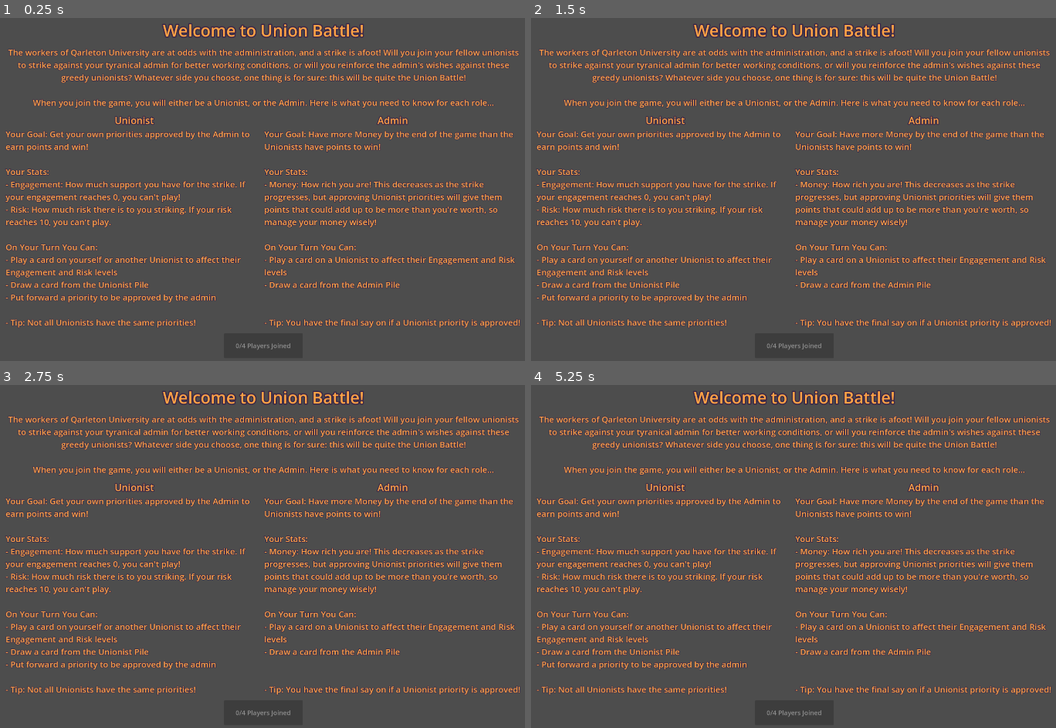
Above: before the commit, frames 1-4 (two rows, left to right).
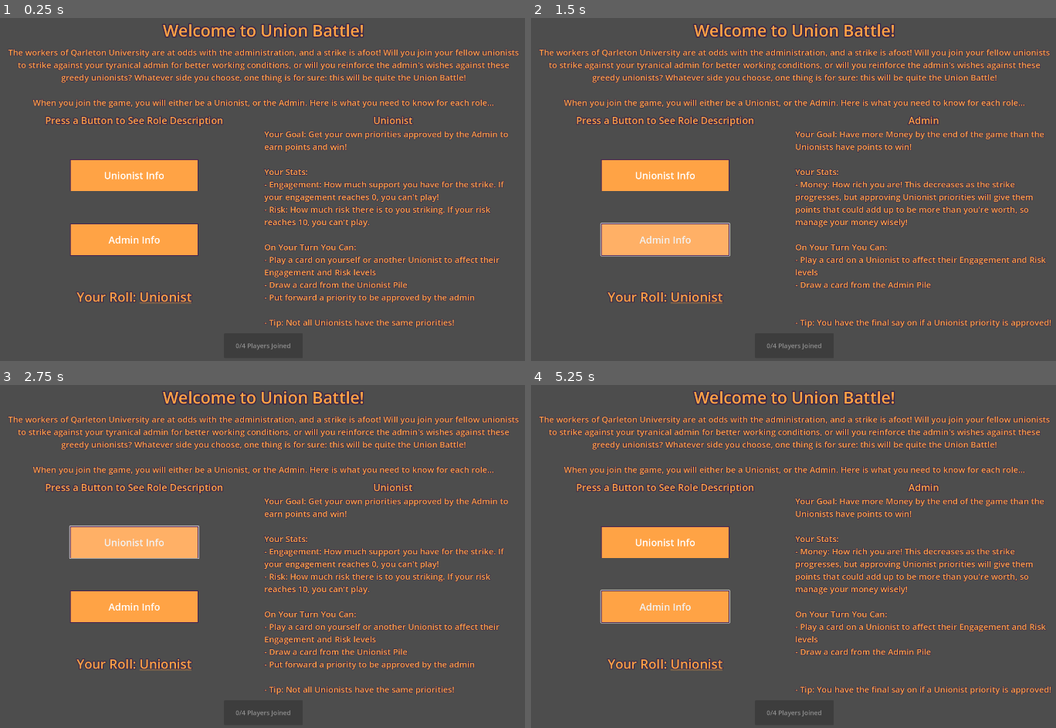
Above: after the commit, the same moments.

Repository: AX-I/Union-Battle
Game: Godot game, scene res://Scenes/connect_scene.tscn
Two runs of this game, one before a commit and one after it. Both use one fixed random seed, a clock stepped at 60 frames per second and the inputs below. This scene is started directly instead of the project's main scene.
Inputs (mouse positions are in pixels of both pictures, inside the frame that each line leads up to):
- Up to frame 1 (0.25 s): no input
- Up to frame 2 (1.5 s): click (667, 175) at 0.5 s, where only the run after the commit has a clickable "Unionist Info"; click (667, 240) at 1.25 s, where only the run after the commit has a clickable "Admin Info"
- Up to frame 3 (2.75 s): click (136, 542) at 2 s, where only the run after the commit has a clickable "Unionist Info"
- Up to frame 4 (5.25 s): click (667, 607) at 2.75 s, where only the run after the commit has a clickable "Admin Info"; click (667, 542) at 3.5 s, where only the run after the commit has a clickable "Unionist Info"; click (667, 607) at 4.25 s, where only the run after the commit has a clickable "Admin Info"; tap A at 5 s; move the mouse to (930, 535) at 5.02 s; click (930, 535) at 5.17 s

The runs differ from the first frame. In frame 1, 12% of the frame differs, in the area x 1-99%, y 28-91%; in frame 2, 8.7%; in frame 3, 13%; in frame 4, 8.7%.

Commit message:
Connect Scene Improvements

Diff:
--- a/union-battle/Scenes/connect_scene.tscn
+++ b/union-battle/Scenes/connect_scene.tscn
@@ -1,6 +1,8 @@
-[gd_scene load_steps=9 format=3 uid="uid://dlsg6dcu0qyb8"]
+[gd_scene load_steps=11 format=3 uid="uid://dlsg6dcu0qyb8"]
 
 [ext_resource type="Script" uid="uid://cn5bbpeahnjgr" path="res://Scripts/connect_scene_scripts/join_button.gd" id="1_jsujh"]
+[ext_resource type="Script" uid="uid://c8ed60yyqj2ib" path="res://Scripts/connect_scene_scripts/role_info.gd" id="1_kil2b"]
+[ext_resource type="Script" uid="uid://bstbkiirfic4d" path="res://Scripts/connect_scene_scripts/player_role.gd" id="1_phulx"]
 [ext_resource type="Script" uid="uid://bxhto7emhv8cr" path="res://Scripts/connect_scene_scripts/wait_for_players.gd" id="2_1wuk6"]
 
 [sub_resource type="LabelSettings" id="LabelSettings_7tv2a"]
@@ -75,17 +77,67 @@
 [node name="RoleContainer" type="HBoxContainer" parent="MainContainer/SeparationContainer"]
 layout_mode = 2
 
-[node name="UnionistContainer" type="VBoxContainer" parent="MainContainer/SeparationContainer/RoleContainer"]
+[node name="ButtonContainer" type="VBoxContainer" parent="MainContainer/SeparationContainer/RoleContainer"]
 custom_minimum_size = Vector2(800, 100)
 layout_mode = 2
+theme_override_constants/separation = 100
 
-[node name="UnionistTitle" type="Label" parent="MainContainer/SeparationContainer/RoleContainer/UnionistContainer"]
+[node name="RoleTitle" type="Label" parent="MainContainer/SeparationContainer/RoleContainer/ButtonContainer"]
+layout_mode = 2
+text = "Press a Button to See Role Description"
+label_settings = SubResource("LabelSettings_1wuk6")
+horizontal_alignment = 1
+
+[node name="UnionistButton" type="Button" parent="MainContainer/SeparationContainer/RoleContainer/ButtonContainer"]
+custom_minimum_size = Vector2(400, 100)
+layout_mode = 2
+size_flags_horizontal = 4
+size_flags_vertical = 4
+theme_override_colors/font_color = Color(1, 1, 1, 1)
+theme_override_font_sizes/font_size = 30
+theme_override_styles/normal = SubResource("StyleBoxFlat_82sop")
+theme_override_styles/pressed = SubResource("StyleBoxFlat_7tv2a")
+theme_override_styles/hover = SubResource("StyleBoxFlat_aeweq")
+text = "Unionist Info"
+
+[node name="AdminButton" type="Button" parent="MainContainer/SeparationContainer/RoleContainer/ButtonContainer"]
+custom_minimum_size = Vector2(400, 100)
+layout_mode = 2
+size_flags_horizontal = 4
+size_flags_vertical = 4
+theme_override_colors/font_color = Color(1, 1, 1, 1)
+theme_override_font_sizes/font_size = 30
+theme_override_styles/normal = SubResource("StyleBoxFlat_82sop")
+theme_override_styles/pressed = SubResource("StyleBoxFlat_7tv2a")
+theme_override_styles/hover = SubResource("StyleBoxFlat_aeweq")
+text = "Admin Info"
+
+[node name="PlayerRole" type="RichTextLabel" parent="MainContainer/SeparationContainer/RoleContainer/ButtonContainer"]
+custom_minimum_size = Vector2(400, 100)
+layout_mode = 2
+theme_override_colors/default_color = Color(1, 0.6392157, 0.27058825, 1)
+theme_override_colors/font_shadow_color = Color(0.23137255, 0.15294118, 0.2784314, 1)
+theme_override_constants/shadow_outline_size = 10
+theme_override_constants/shadow_offset_x = 0
+theme_override_constants/shadow_offset_y = 0
+theme_override_font_sizes/normal_font_size = 40
+bbcode_enabled = true
+text = "Your Role: "
+scroll_active = false
+script = ExtResource("1_phulx")
+
+[node name="DescriptionContainer" type="VBoxContainer" parent="MainContainer/SeparationContainer/RoleContainer"]
+custom_minimum_size = Vector2(800, 100)
+layout_mode = 2
+script = ExtResource("1_kil2b")
+
+[node name="RoleTitle" type="Label" parent="MainContainer/SeparationContainer/RoleContainer/DescriptionContainer"]
 layout_mode = 2
 text = "Unionist"
 label_settings = SubResource("LabelSettings_1wuk6")
 horizontal_alignment = 1
 
-[node name="UnionistInfo" type="Label" parent="MainContainer/SeparationContainer/RoleContainer/UnionistContainer"]
+[node name="RoleInfo" type="Label" parent="MainContainer/SeparationContainer/RoleContainer/DescriptionContainer"]
 layout_mode = 2
 text = "Your Goal: Get your own priorities approved by the Admin to
 earn points and win!
@@ -105,36 +157,6 @@
 - Tip: Not all Unionists have the same priorities!"
 label_settings = SubResource("LabelSettings_jsujh")
 
-[node name="AdminContainer" type="VBoxContainer" parent="MainContainer/SeparationContainer/RoleContainer"]
-custom_minimum_size = Vector2(800, 100)
-layout_mode = 2
-
-[node name="AdminTitle" type="Label" parent="MainContainer/SeparationContainer/RoleContainer/AdminContainer"]
-layout_mode = 2
-text = "Admin"
-label_settings = SubResource("LabelSettings_1wuk6")
-horizontal_alignment = 1
-
-[node name="Admin Info" type="Label" parent="MainContainer/SeparationContainer/RoleContainer/AdminContainer"]
-layout_mode = 2
-text = "Your Goal: Have more Money by the end of the game than the
-Unionists have points to win!
-
-Your Stats:
-- Money: How rich you are! This decreases as the strike
-progresses, but approving Unionist priorities will give them
-points that could add up to be more than you're worth, so
-manage your money wisely!
-
-On Your Turn You Can:
-- Play a card on a Unionist to affect their Engagement and Risk
-levels
-- Draw a card from the Admin Pile
-
-
-- Tip: You have the final say on if a Unionist priority is approved!"
-label_settings = SubResource("LabelSettings_jsujh")
-
 [node name="JoinButton" type="Button" parent="MainContainer/SeparationContainer"]
 custom_minimum_size = Vector2(245, 77)
 layout_mode = 2
@@ -151,4 +173,6 @@
 [node name="WaitForPlayers" type="HTTPRequest" parent="."]
 script = ExtResource("2_1wuk6")
 
+[connection signal="button_down" from="MainContainer/SeparationContainer/RoleContainer/ButtonContainer/UnionistButton" to="MainContainer/SeparationContainer/RoleContainer/DescriptionContainer" method="_on_unionist_button_down"]
+[connection signal="button_down" from="MainContainer/SeparationContainer/RoleContainer/ButtonContainer/AdminButton" to="MainContainer/SeparationContainer/RoleContainer/DescriptionContainer" method="_on_admin_button_down"]
 [connection signal="button_down" from="MainContainer/SeparationContainer/JoinButton" to="MainContainer/SeparationContainer/JoinButton" method="_on_button_down"]
--- a/union-battle/Scripts/connect_scene_scripts/join_button.gd
+++ b/union-battle/Scripts/connect_scene_scripts/join_button.gd
@@ -6,7 +6,7 @@
 
 # Current player count and the threshold to let players join the game
 var curr_player_count:		int		= 0
-const PLAYER_THRESHOLD:		int		= 4 # CHANGE THIS LATER IF WE GET THE BUTTON WORKING
+const PLAYER_THRESHOLD:		int		= 2 # CHANGE THIS LATER IF WE GET THE BUTTON WORKING
 
 # Called when the node enters the scene tree for the first time.
 func _ready() -> void:
--- /dev/null
+++ b/union-battle/Scripts/connect_scene_scripts/player_role.gd
@@ -0,0 +1,16 @@
+extends RichTextLabel
+
+
+# Called when the node enters the scene tree for the first time.
+func _ready() -> void:
+
+	# Changing the role text based on what role the player is
+	if Globals.NUM_PLAYERS_WAITING < 4:
+		self.text = "[center]Your Roll: [u]Unionist[/u][/center]"
+	else:
+		self.text = "[center]Your Roll: [u]Admin[/u][/center]"
+
+
+# Called every frame. 'delta' is the elapsed time since the previous frame.
+func _process(_delta: float) -> void:
+	pass
--- /dev/null
+++ b/union-battle/Scripts/connect_scene_scripts/role_info.gd
@@ -0,0 +1,32 @@
+extends VBoxContainer
+
+# Each of the labels this container contains
+@onready var role_title:	Label  = $RoleTitle
+@onready var role_info:		Label  = $RoleInfo
+
+# The role names as strings
+var			 admin_name:	String = "Admin"
+var			 unionist_name: String = "Unionist"
+
+# The role descriptions
+var			admin_info:		String = "Your Goal: Have more Money by the end of the game than the\nUnionists have points to win!\n\nYour Stats:\n- Money: How rich you are! This decreases as the strike\nprogresses, but approving Unionist priorities will give them\npoints that could add up to be more than you're worth, so\nmanage your money wisely!\n\nOn Your Turn You Can:\n- Play a card on a Unionist to affect their Engagement and Risk\nlevels\n- Draw a card from the Admin Pile\n\n\n- Tip: You have the final say on if a Unionist priority is approved!"
+var			unionist_info:  String = "Your Goal: Get your own priorities approved by the Admin to\nearn points and win!\n\nYour Stats:\n- Engagement: How much support you have for the strike. If\nyour engagement reaches 0, you can't play!\n- Risk: How much risk there is to you striking. If your risk\nreaches 10, you can't play.\n\nOn Your Turn You Can:\n- Play a card on yourself or another Unionist to affect their\nEngagement and Risk levels\n- Draw a card from the Unionist Pile\n- Put forward a priority to be approved by the admin\n\n- Tip: Not all Unionists have the same priorities!"
+
+# Called when the node enters the scene tree for the first time.
+func _ready() -> void:
+	pass # Replace with function body.
+
+
+# Called every frame. 'delta' is the elapsed time since the previous frame.
+func _process(_delta: float) -> void:
+	pass
+
+# Sets the unionist info text
+func _on_unionist_button_down() -> void:
+	role_title.text = unionist_name
+	role_info.text  = unionist_info
+
+# Sets the admin info text
+func _on_admin_button_down() -> void:
+	role_title.text = admin_name
+	role_info.text  = admin_info
Not shown, added: union-battle/Scripts/connect_scene_scripts/player_role.gd.uid
Not shown, added: union-battle/Scripts/connect_scene_scripts/role_info.gd.uid
